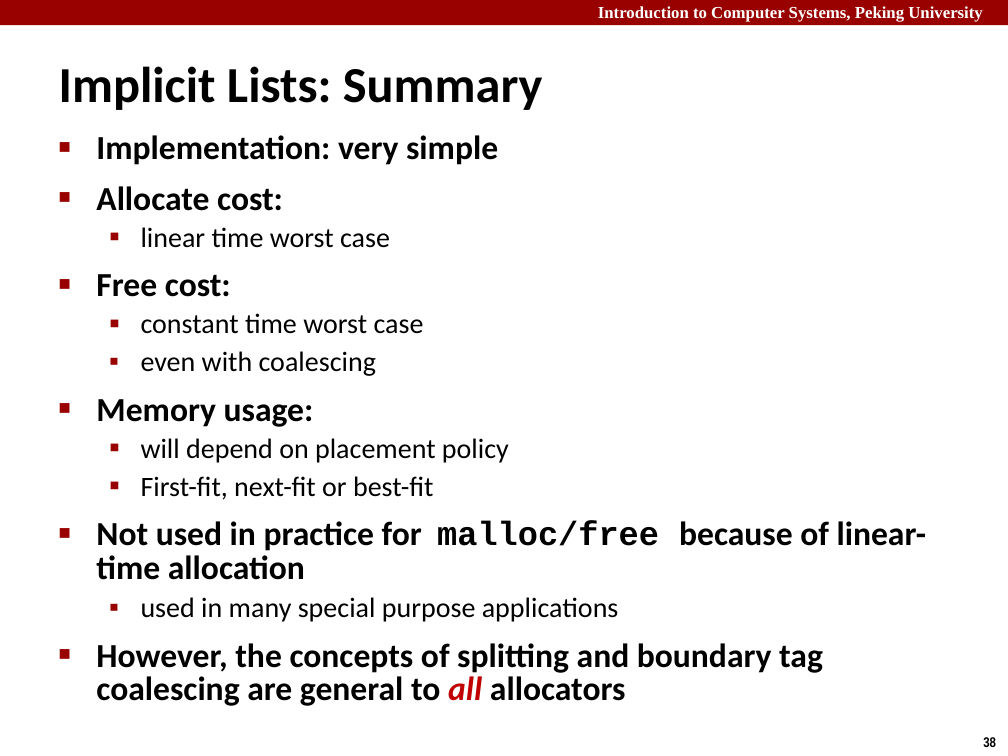
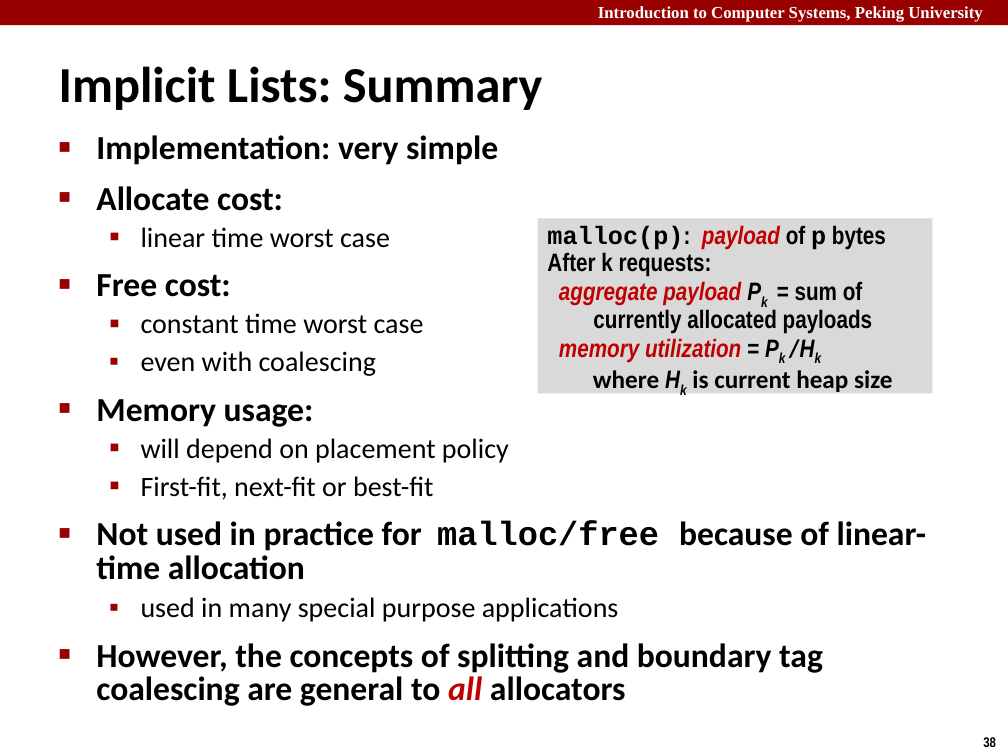
Before and after one commit to caodg/ics, a slide deck: slide 38 of slides/B07-DMM.pptx. Drawn at 1008x756 pixels with LibreOffice and Linux fonts; fonts in the diff are those of the drawing. Boxes give left, top, right and bottom in pixels: in the first picture for what was removed or moved away, otherwise in the second. Text is boxed around its words. In the diff, an @@ line names an element or a change of style, - is before the commit and + after.

```diff
--- a/slides/B07-DMM.pptx
+++ b/slides/B07-DMM.pptx
@@ rectangle added at bbox=[537, 219, 932, 394], fill #D9D9D9, 18 pt, text #000000, bold @@
+malloc(p): payload of p bytes
+After k requests:
+aggregate payload Pk = sum of
+currently allocated payloads
+memory utilization = Pk /Hk
+where Hk is current heap size
```
Also in this commit, not shown: 4 other slides changed, 3 other files.
